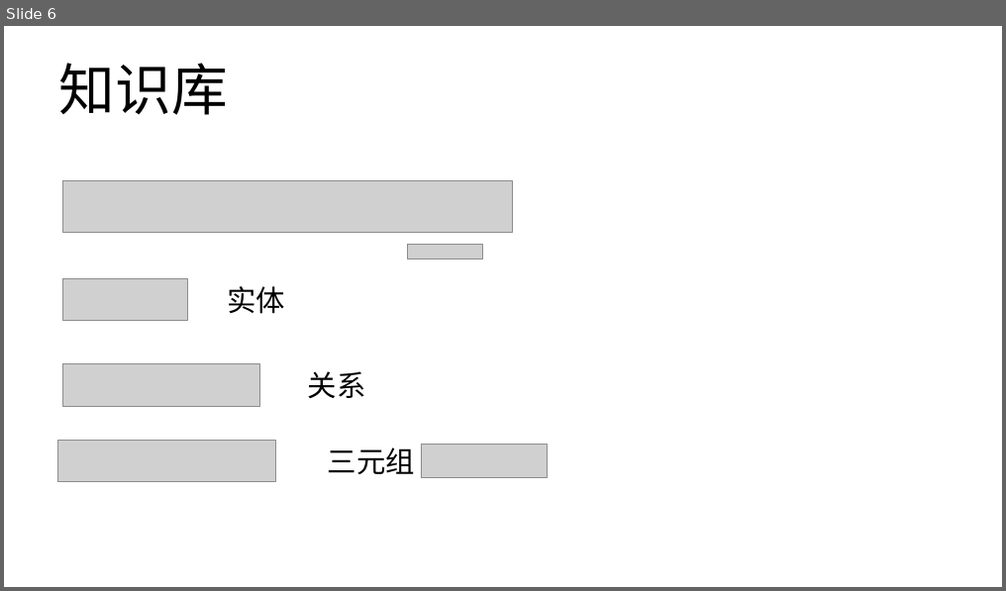
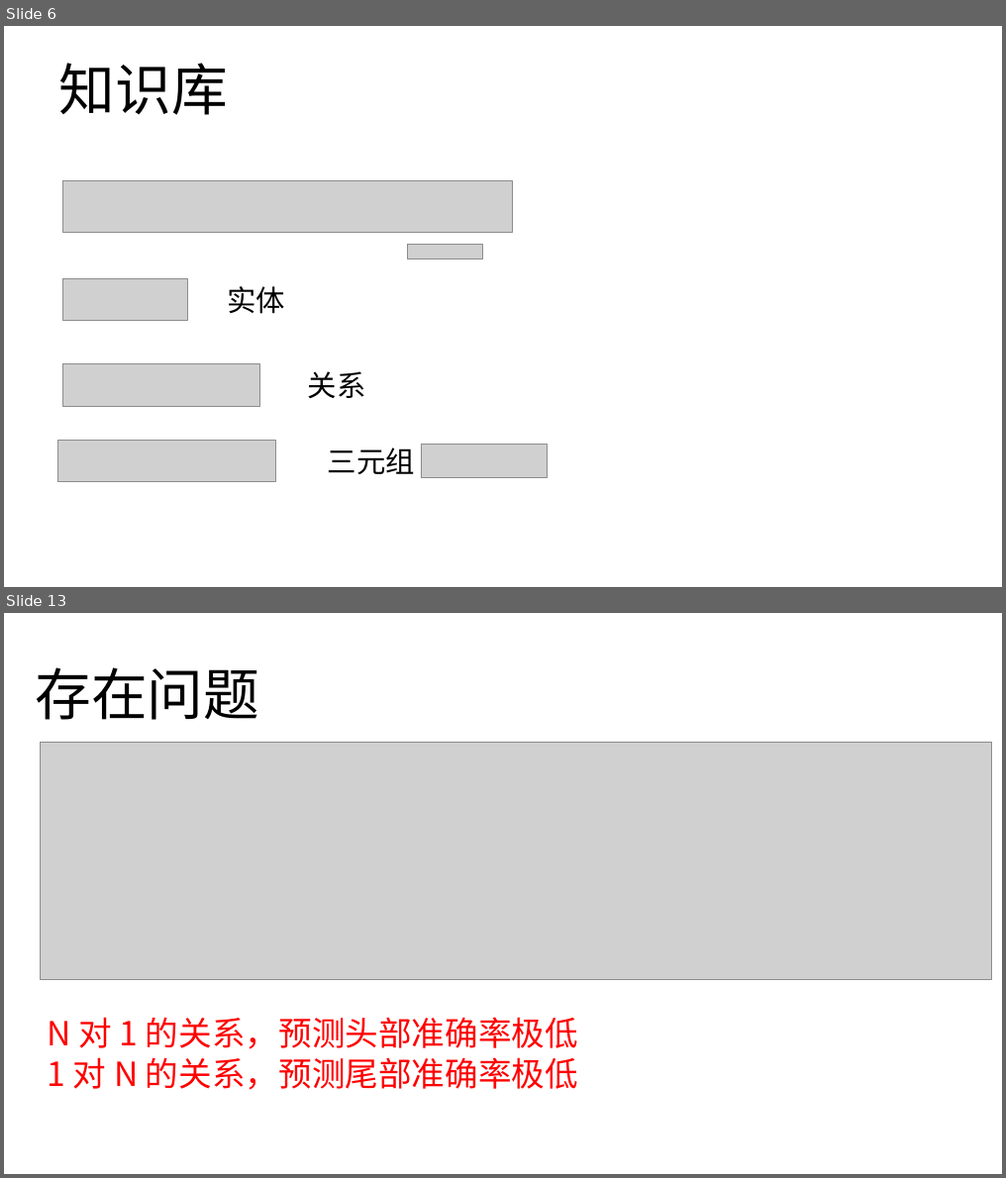
Before and after one commit to zyxdSTU/presetation, a slide deck: 知识表示学习/知识表示学习.pptx. Shown one above the other, each under a label of ours: slide 6 before the commit, slides 6 and 13 after it; the slides between them are not shown. The pictures are 1006x591 and 1006x1178 pixels, drawn with LibreOffice and Linux fonts; fonts in the diff are those of the drawing; grey boxes stand for pictures. Boxes give left, top, right and bottom in pixels: in the first picture for what was removed or moved away, otherwise in the second. Text is boxed around its words. In the diff, an @@ line names an element or a change of style, - is before the commit and + after.

```diff
--- a/知识表示学习/知识表示学习.pptx
+++ b/知识表示学习/知识表示学习.pptx
@@ slide 13 added at (x1=4, y1=613, x2=1002, y2=1174), background #FFFFFF @@
@@ text added at (x1=36, y1=667, x2=260, y2=720), 54 pt, text #000000 @@
+存在问题
@@ picture added at (x1=40, y1=743, x2=991, y2=979) @@
@@ text added at (x1=48, y1=1017, x2=578, y2=1090), 32 pt, text #FF0000 @@
+N 对 1 的关系，预测头部准确率极低
+1 对 N 的关系，预测尾部准确率极低
```
Also in this commit, not shown: 2 slides changed, 6 other slides added, 1 slide removed, 1 other file.
